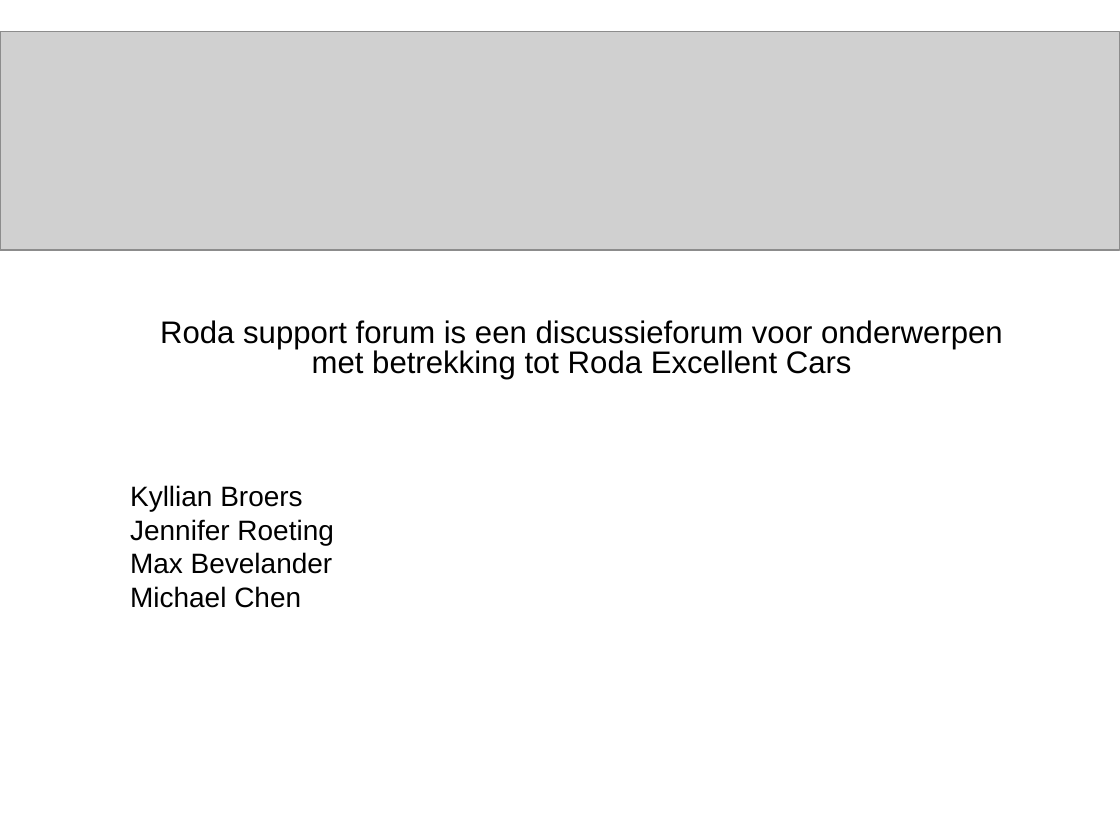
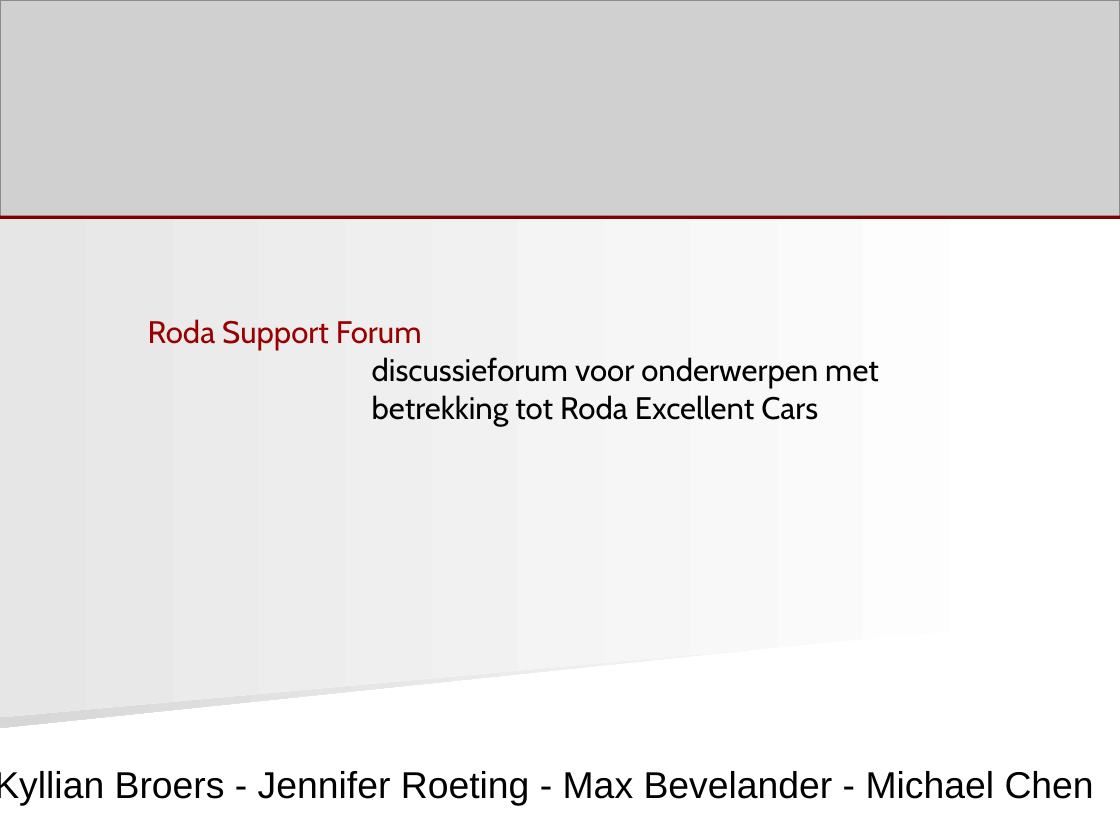
Before and after one commit to jroeting/RodaSupportForum, a slide deck: slide 1 of documents/RodaPresentatie.ppt. Drawn at 1120x840 pixels with LibreOffice and Linux fonts; fonts in the diff are those of the drawing; grey boxes stand for pictures. Boxes give left, top, right and bottom in pixels: in the first picture for what was removed or moved away, otherwise in the second. Text is boxed around its words. In the diff, an @@ line names an element or a change of style, - is before the commit and + after.

```diff
--- a/documents/RodaPresentatie.ppt
+++ b/documents/RodaPresentatie.ppt
@@ picture: place and size @@
-picture at bbox=[0, 31, 1120, 250]
+picture at bbox=[0, 0, 1120, 218]
@@ freeform shape added at bbox=[0, 0, 1036, 717], fill gradient #FFFFFF to #E6E6E6 @@
@@ line added from (0, 217) to (1120, 217), #800000 2.01 pt @@
@@ freeform shape added at bbox=[0, 280, 1002, 728], fill gradient #FFFFFF to #D7D7D7 @@
@@ subtitle at bbox=[148, 319, 879, 426]: text changed; font Arial to Cabin @@
-Roda support forum is een discussieforum voor onderwerpen met betrekking tot Roda Excellent Cars
+Roda Support Forum
+discussieforum voor onderwerpen met
+betrekking tot Roda Excellent Cars
@@ text at bbox=[0, 771, 1094, 805]: text changed; size 18 to 24 pt @@
-Kyllian Broers
-Jennifer Roeting
-Max Bevelander
-Michael Chen
+Kyllian Broers - Jennifer Roeting - Max Bevelander - Michael Chen
```
Also in this commit, not shown: 14 other slides changed, 1 other file.
